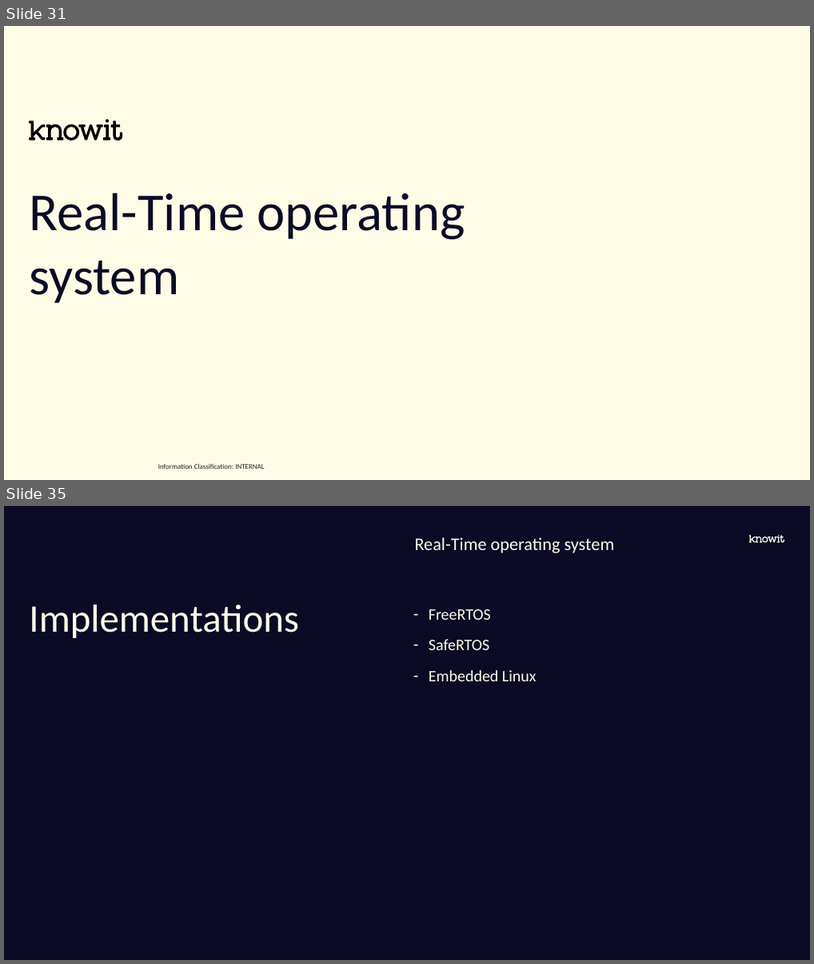
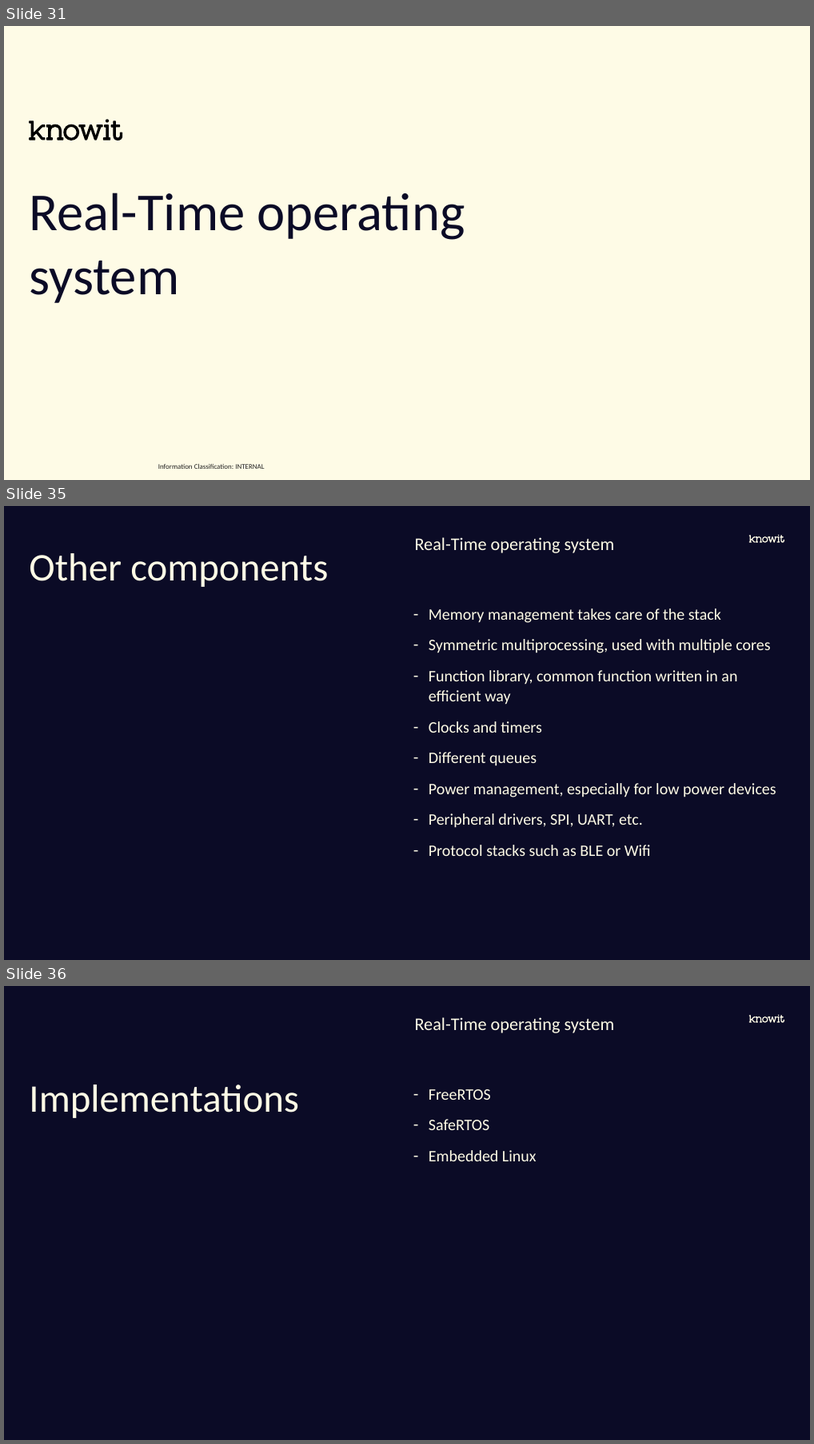
Before and after one commit to joelstr/knowit-embedded-academy, a slide deck: Introduction/Embedded academy - Intro.pptx. Shown one above the other, each under a label of ours: slides 31 and 35 before the commit, slides 31, 35 and 36 after it; the slides between them are not shown. The pictures are 814x964 and 814x1444 pixels, drawn with LibreOffice and Linux fonts; fonts in the diff are those of the drawing; background and template pictures are left out. Boxes give left, top, right and bottom in pixels: in the first picture for what was removed or moved away, otherwise in the second. Text is boxed around its words. In the diff, an @@ line names an element or a change of style, - is before the commit and + after.

```diff
--- a/Introduction/Embedded academy - Intro.pptx
+++ b/Introduction/Embedded academy - Intro.pptx
@@ slide 35 added at <box>4,506,810,960</box>, background #0B0B26; not listed: 1 template element that a slide beside it also shows @@
@@ title added at <box>29,553,328,587</box>, 44 pt, text #FEFBE6 @@
+Other components
@@ text added at <box>415,537,615,553</box>, 20 pt, text #FEFBE6 @@
+Real-Time operating system
@@ text added at <box>429,608,777,856</box>, 18 pt, text #FEFBE6 @@
+– Memory management takes care of the stack
+– Symmetric multiprocessing, used with multiple cores
+– Function library, common function written in an efficient way
+– Clocks and timers
+– Different queues
+– Power management, especially for low power devices
+– Peripheral drivers, SPI, UART, etc.
+– Protocol stacks such as BLE or Wifi
@@ what was slide 35 is now slide 36 @@
```
Also in this commit, not shown: 3 slides changed, 2 other slides added, 1 slide removed.
